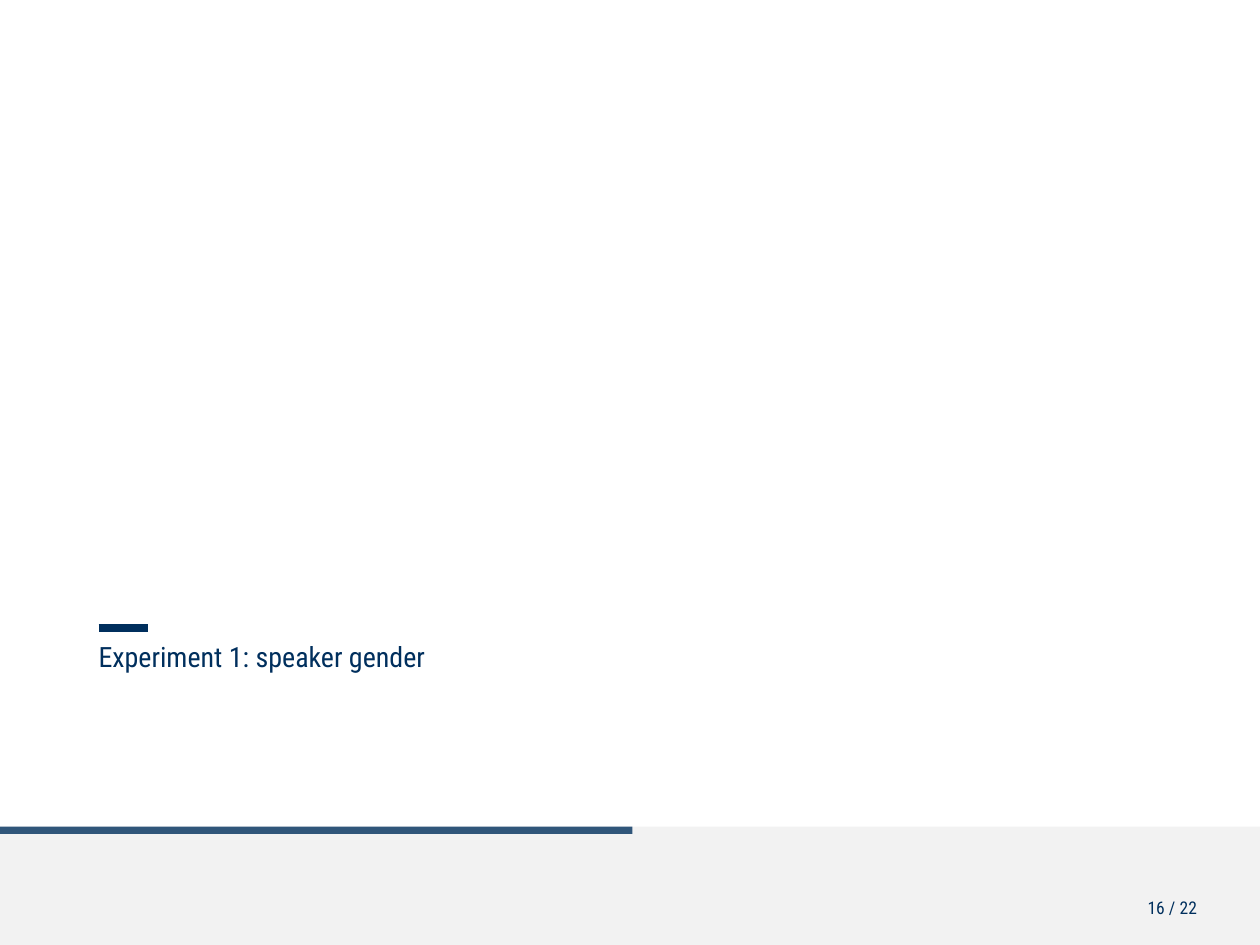
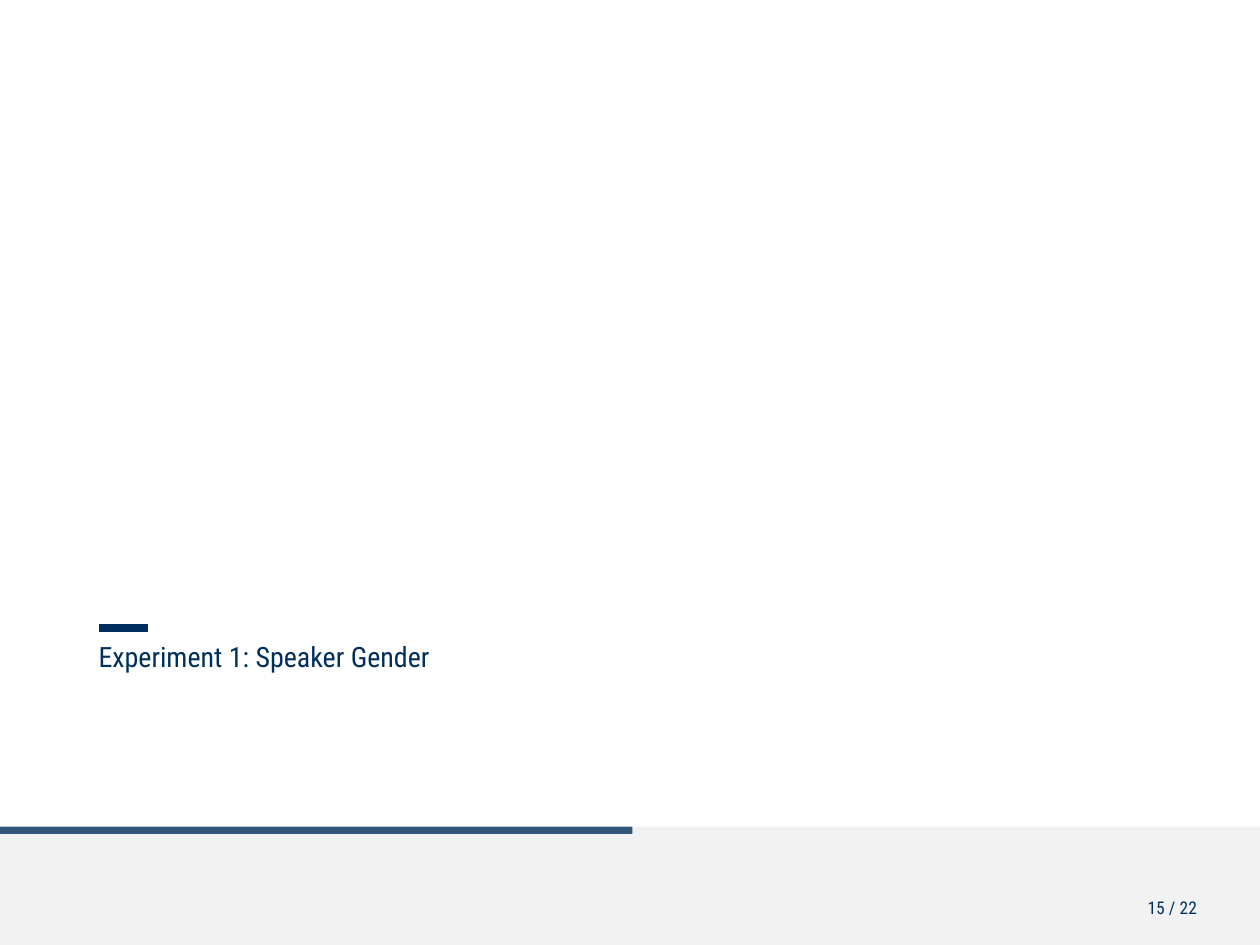
Before and after one commit to ChristineNussbaum/2025_Simultaneous_Adaptation, a slide deck: slide 15 of talks/Kolloq_Simulatenous_opposite_adaptation.pptx (slide 16 before the commit). Drawn at 1260x945 pixels with LibreOffice and Linux fonts; fonts in the diff are those of the drawing; background and template pictures are left out. Boxes give left, top, right and bottom in pixels: in the first picture for what was removed or moved away, otherwise in the second. Text is boxed around its words. In the diff, an @@ line names an element or a change of style, - is before the commit and + after.

```diff
--- a/talks/Kolloq_Simulatenous_opposite_adaptation.pptx
+++ b/talks/Kolloq_Simulatenous_opposite_adaptation.pptx
@@ text at (99, 646, 430, 673): text changed @@
-Experiment 1: speaker gender
+Experiment 1: Speaker Gender
```
Also in this commit, not shown: 12 other slides changed, 11 slides added, 3 slides removed, 1 other file.
